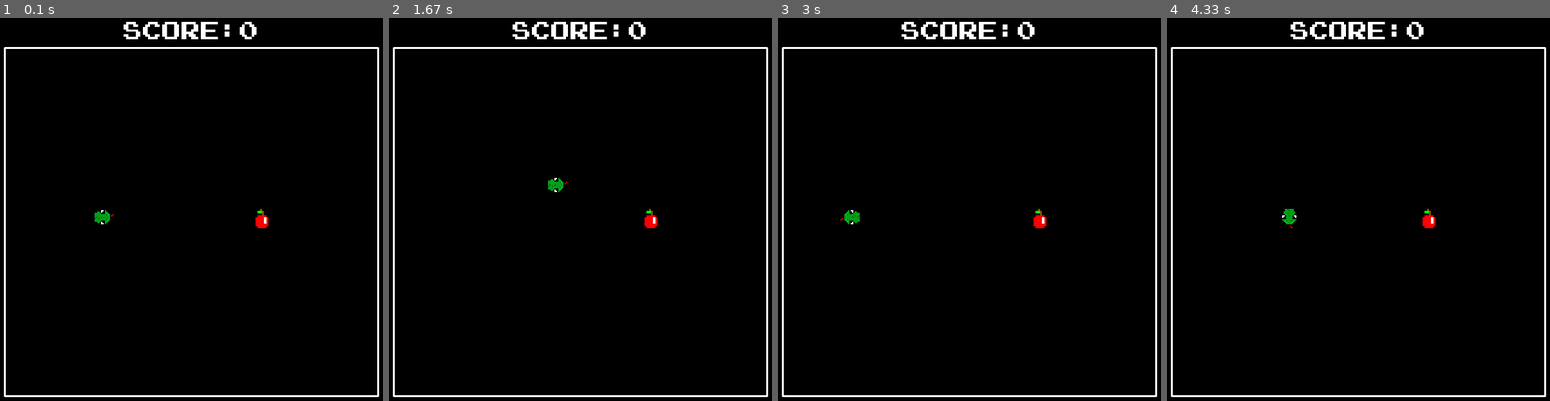
Above: before the commit, frames 1-4 (left to right).
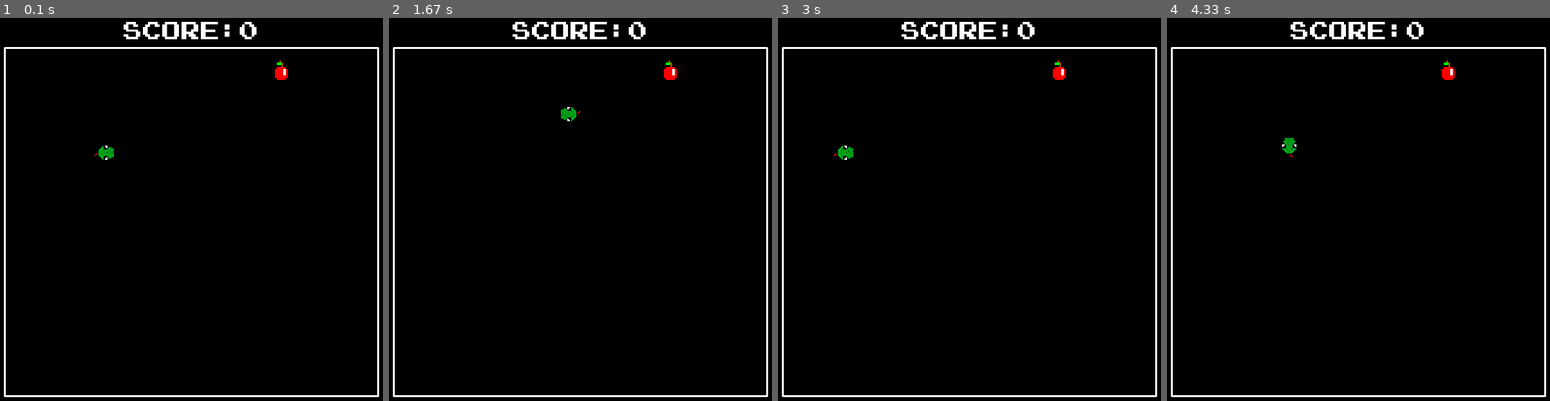
Above: after the commit, the same moments.

Repository: LUDUSLab/stem-games
Game: pygame game, started from ronald.boadana/snake/snake_ronald-boadana.py
Same seed, same stepped clock (60 frames per second), same inputs: the game is played once before the commit and once after it.
Inputs:
- Up to frame 1 (0.1 s): no input
- Up to frame 2 (1.67 s): hold D 0.33-0.8 s; hold W 0.83-1.13 s; tap Space at 0.9, 1.23, 1.53 s; hold D 1.17-1.63 s
- Up to frame 3 (3 s): hold A 1.67-2.2 s; tap Space at 1.73, 2.03, 2.3, 2.63, 2.93 s; hold S 2.23-2.53 s; hold A 2.57-2.97 s
- Up to frame 4 (4.33 s): hold W 3-3.37 s; tap Space at 3.07, 3.47, 3.77, 4.13 s; hold D 3.4-4.03 s; hold S from 4.07 s (still down)

The runs differ from the first frame. In frame 1, 0.5% of the frame differs, in the area x 24-76%, y 11-55%; in frame 2, 0.5%; in frame 3, 0.5%; in frame 4, 0.5%.

Commit message:
the code is being redone

Diff:
--- a/ronald.boadana/snake/snake_ronald-boadana.py
+++ b/ronald.boadana/snake/snake_ronald-boadana.py
@@ -21,17 +21,16 @@
 color_white = (255, 255, 255)
 screen_size = (600, 600)
 screen = pygame.display.set_mode(screen_size)
-pygame.display.set_caption('Snake v0.7.5')
+pygame.display.set_caption('Snake v0.9')
 
 # drawing snake
-snake = pygame.image.load('../snake/assets/ronald.boadana_snakehead-right.png')
-snake_x, snake_y = 150, 300
-# snake_body = pygame.image.load('../snake/assets/ronald.boadana-snake-body-right-left.png')
-# snake_x_body, snake_y_body = snake_x, snake_y - 30
+snake = [(200, 200), (230, 200), (260, 200)]
+snake_head = pygame.image.load('../snake/assets/ronald.boadana_snakehead-right.png')
+snake_body = pygame.Surface((30, 30))
 
 # drawing apple
 apple = pygame.image.load('../snake/assets/ronald.boadana_apple.png')
-apple_x, apple_y = 400, 300
+apple_pos = ((random.randint(60, 560) // 10 * 10), (random.randint(60, 560) // 10 * 10))
 
 # sounds
 game_over_sound = pygame.mixer.Sound('../snake/assets/game-over-sound.wav')
@@ -58,102 +57,86 @@
 victory_text_rect.center = (200, 275)
 
 # looping to make the key pressed move the snake
-UP = DOWN = RIGHT = LEFT = False
+UP = 0
+RIGHT = 1
+DOWN = 2
+LEFT = 3
+direction = LEFT
+
+
+def collision(c1, c2):
+    return (c1[0] == c2[0]) and (c1[1] == c2[1])
+
+
+def apple_randomness_movement():
+    apple_x = (random.randint(60, 560) // 10 * 10)
+    apple_y = (random.randint(60, 560) // 10 * 10)
+    return apple_x, apple_y
+
+
+def draw_borders():
+    pygame.draw.line(screen, color_white, [10, 50], [590, 50], 3)
+    pygame.draw.line(screen, color_white, [10, 590], [590, 590], 3)
+    pygame.draw.line(screen, color_white, [10, 50], [10, 590], 3)
+    pygame.draw.line(screen, color_white, [590, 50], [590, 590], 3)
+
 
 game_on = True
 game_clock = pygame.time.Clock()
 while game_on:
+    game_clock.tick(90)
     for event in pygame.event.get():
         if event.type == pygame.QUIT:
             game_on = False
         # mapping keys
         if event.type == pygame.KEYDOWN:
             if event.key == pygame.K_w:
-                UP = True
+                direction = UP
             if event.key == pygame.K_s:
-                DOWN = True
+                direction = DOWN
             if event.key == pygame.K_a:
-                LEFT = True
+                direction = LEFT
             if event.key == pygame.K_d:
-                RIGHT = True
-        if event.type == pygame.KEYUP:
-            if event.key == pygame.K_w:
-                UP = False
-            if event.key == pygame.K_s:
-                DOWN = False
-            if event.key == pygame.K_a:
-                LEFT = False
-            if event.key == pygame.K_d:
-                RIGHT = False
+                direction = RIGHT
 
         # checking the score
         if player_score < max_score:
-            screen.fill(color_black)
-            if snake_x == apple_x and snake_y == apple_y:
+
+            if collision(snake[0], apple_pos):
+                apple_pos = apple_randomness_movement()
+                snake.append((600, 600))
                 player_score += 1
-                # snake_body = pygame.image.load('../snake/assets/ronald.boadana-snake-body-right-left.png')
-                apple_x = (random.randint(60, 560) // 10 * 10)
-                apple_y = (random.randint(60, 560) // 10 * 10)
-                eating_apple_sound.play()
 
-            # snake movement on key pressed
-            if UP:
-                snake_y -= 10
-                snake = pygame.image.load('../snake/assets/ronald.boadana_snakehead_up.png')
-            else:
-                snake_y += 0
-            if DOWN:
-                snake_y += 10
-                snake = pygame.image.load('../snake/assets/ronald.boadana_snakehead.png')
-            else:
-                snake_y += 0
-            if RIGHT:
-                snake_x += 10
-                snake = pygame.image.load('../snake/assets/ronald.boadana_snakehead-right.png')
-                # snake_body = pygame.image.load('../snake/assets/ronald.boadana-snake-body-right-left.png')
-            else:
-                snake_x += 0
-            if LEFT:
-                snake_x -= 10
-                snake = pygame.image.load('../snake/assets/ronald.boadana_snakehead-left.png')
-                # snake_body = pygame.image.load('../snake/assets/ronald.boadana-snake-body-right-left.png')
-            else:
-                snake_x += 0
+            if direction == UP:
+                snake[0] = (snake[0][0], snake[0][1] - 10)
+                snake_head = pygame.image.load('../snake/assets/ronald.boadana_snakehead_up.png')
+            if direction == DOWN:
+                snake[0] = (snake[0][0], snake[0][1] + 10)
+                snake_head = pygame.image.load('../snake/assets/ronald.boadana_snakehead.png')
+            if direction == RIGHT:
+                snake[0] = (snake[0][0] + 10, snake[0][1])
+                snake_head = pygame.image.load('../snake/assets/ronald.boadana_snakehead-right.png')
+            if direction == LEFT:
+                snake[0] = (snake[0][0] - 10, snake[0][1])
+                snake_head = pygame.image.load('../snake/assets/ronald.boadana_snakehead-left.png')
+
+            for i in range(len(snake) - 1, 0, 1):
+                snake[i] = (snake[i-1][0], snake[i-1][1])
 
             # updating score
             score_text = score_font.render('SCORE:' + str(player_score), True, color_white, color_black)
 
     # updating screen
     screen.blit(score_text, score_text_rect)
-    screen.blit(snake, (snake_x, snake_y))
-    screen.blit(apple, (apple_x, apple_y))
-    # screen.blit(snake_body, (snake_x_body, snake_y_body))
+    screen.blit(apple, apple_pos)
+    snake_body.fill((0, 0, 0))
+
+    for pos in snake:
+        screen.blit(snake_body, pos)
+    screen.blit(snake_head, snake[0])
 
     # drawing the borders
-    pygame.draw.line(screen, color_white, [10, 50], [590, 50], 3)
-    pygame.draw.line(screen, color_white, [10, 590], [590, 590], 3)
-    pygame.draw.line(screen, color_white, [10, 50], [10, 590], 3)
-    pygame.draw.line(screen, color_white, [590, 50], [590, 590], 3)
-
-    # snake collision with 'x' coordinate
-    if snake_x <= 0:
-        snake_x = 0
-    elif snake_x >= 570:
-        snake_x = 570
-
-    # snake collision with 'y' coordinate
-    if snake_y <= 40:
-        snake_y = 40
-    elif snake_y >= 570:
-        snake_y = 570
-
-    # defeat condition
-    if (snake_x == 0) or (snake_y == 40) or (snake_x == 570) or (snake_y == 570):
-        screen.fill(color_black)
-        screen.blit(defeat_text, defeat_text_rect)
-        if playing_sound == 0:
-            game_over_sound.play()
-            playing_sound += 1
+    draw_borders()
 
     # victory condition
     if player_score == 10:
